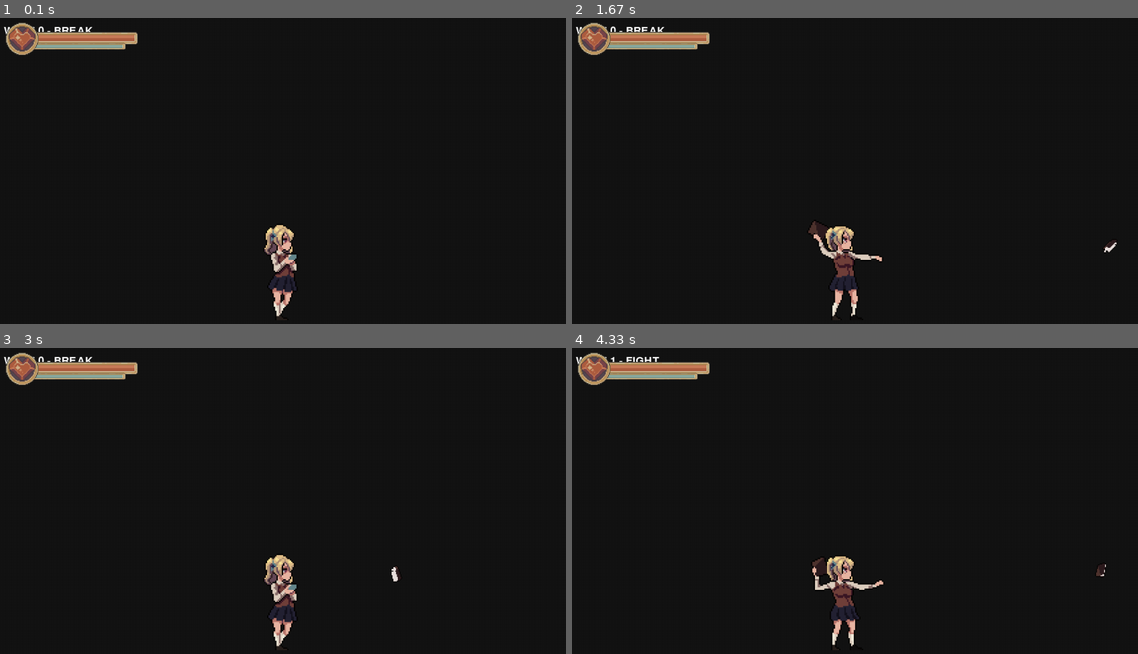
Above: before the commit, frames 1-4 (two rows, left to right).
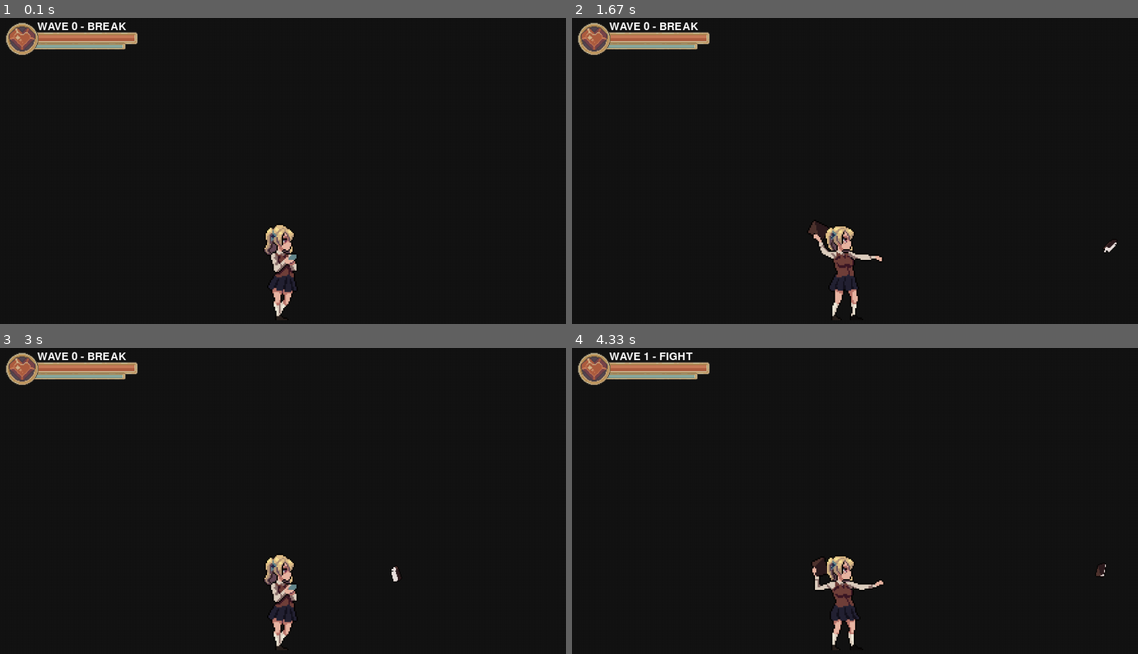
Above: after the commit, the same moments.

Repository: Mikegt106/Pygame_dev
Game: pygame game, started from main.py
Same seed, same stepped clock (60 frames per second), same inputs: the game is played once before the commit and once after it.
Inputs (mouse positions are in pixels of both pictures, inside the frame that each line leads up to):
- Up to frame 1 (0.1 s): no input
- Up to frame 2 (1.67 s): click (855, 177) at 0.38 s; click (877, 216) at 1.28 s
- Up to frame 3 (3 s): click (430, 387) at 2.18 s
- Up to frame 4 (4.33 s): click (905, 424) at 3.08 s; click (951, 620) at 3.98 s

The runs differ from the first frame. In frame 1, 0.3% of the frame differs, in the area x 0-23%, y 1-6%; in frame 2, 0.3%; in frame 3, 0.3%; in frame 4, 0.3%.

Commit message:
wave system is working with correct spawning logics

Diff:
--- a/entities/enemies/__init__.py
+++ b/entities/enemies/__init__.py
@@ -1,3 +1,6 @@
-from .registry import get_enemy_class, ENEMY_REGISTRY
-from .zombie import Zombie
-from .zombie2 import Zombie2
+# entities/enemies/__init__.py
+from .registry import get_enemy_class, ENEMY_REGISTRY, register_enemy
+
+# Import enemy modules so they register themselves
+from . import zombie
+from . import zombie2
--- a/entities/enemies/enemy_base.py
+++ b/entities/enemies/enemy_base.py
@@ -15,6 +15,7 @@
         self.facing_right = False
         self.speed = float(config.get("speed", 120))
         self.hp = int(config.get("hp", 5))
+        self.alpha = 255
 
         # life state
         self.dead = False
@@ -88,9 +89,18 @@
         # death
         if self.dead:
             self.anim.update(dt)
-            self.death_timer -= dt
-            if self.death_timer <= 0:
+
+            self.death_timer = max(0.0, self.death_timer - dt)
+
+            # ✅ fade alpha van 255 -> 0 over death_linger
+            if self.death_linger > 0:
+                self.alpha = int(255 * (self.death_timer / self.death_linger))
+            else:
+                self.alpha = 0
+
+            if self.death_timer <= 0.0:
                 self.remove = True
+
             self.rect.midbottom = self.pos
             return
 
@@ -115,4 +125,10 @@
     # -------------------------
     def draw(self, screen: pygame.Surface):
         img = self.anim.get_image(self.facing_right)
+
+        # ✅ apply fade when dead
+        if self.dead and self.alpha < 255:
+            img = img.copy()
+            img.set_alpha(self.alpha)
+
         screen.blit(img, self.rect)
--- a/entities/enemies/registry.py
+++ b/entities/enemies/registry.py
@@ -1,13 +1,13 @@
 # entities/enemies/registry.py
-from entities.enemies.zombie import Zombie
-from entities.enemies.zombie2 import Zombie2
+from __future__ import annotations
+from typing import Dict, Type
 
-ENEMY_REGISTRY = {
-    "zombie": Zombie,
-    "zombie2": Zombie2,
-}
+ENEMY_REGISTRY: Dict[str, Type] = {}
 
-def get_enemy_class(enemy_type: str):
-    if enemy_type not in ENEMY_REGISTRY:
-        raise KeyError(f"Unknown enemy type: {enemy_type}")
-    return ENEMY_REGISTRY[enemy_type]
+def register_enemy(name: str, cls: Type):
+    ENEMY_REGISTRY[name] = cls
+
+def get_enemy_class(name: str):
+    if name not in ENEMY_REGISTRY:
+        raise KeyError(f"Enemy type '{name}' not registered. Registered: {list(ENEMY_REGISTRY.keys())}")
+    return ENEMY_REGISTRY[name]
--- a/entities/enemies/zombie.py
+++ b/entities/enemies/zombie.py
@@ -1,64 +1,195 @@
 # entities/enemies/zombie.py
+import pygame
 from entities.enemies.enemy_base import EnemyBase
+from entities.enemies.registry import register_enemy
 
 
 class Zombie(EnemyBase):
     def __init__(self, x: int, y: int, config: dict):
         super().__init__(x, y, config)
 
+        # --- ATTACK ---
         self.attack_damage = int(config.get("attack_damage", 1))
         self.attack_range = float(config.get("attack_range", 90))
         self.attack_cooldown = float(config.get("attack_cooldown", 1.0))
         self.attack_hit_time = float(config.get("attack_hit_time", 0.25))
-        self.parry_stun = float(config.get("parry_stun", 0.7))
 
         self.cooldown_timer = 0.0
         self.attack_timer = 0.0
         self.attack_hit_done = False
 
+        # --- STUN (parry) ---
+        self.stun_timer = 0.0
+        self.stun_duration = float(config.get("stun_duration", 0.70))
+        self.stun_anim_speed = float(config.get("stun_anim_speed", 0.20))
+
+        # --- grayscale cache (per surface id) ---
+        self._gray_cache: dict[int, pygame.Surface] = {}
+
+    # -------------------------
+    # STUN
+    # -------------------------
+    def stun(self, duration: float | None = None):
+        dur = self.stun_duration if duration is None else float(duration)
+        self.stun_timer = max(self.stun_timer, dur)
+
+        # cancel attack instantly
+        self.attack_timer = 0.0
+        self.attack_hit_done = True
+        self.cooldown_timer = max(self.cooldown_timer, 0.25)
+
+        # optional: show hurt if exists (one-shot)
+        if "hurt" in self.anim.animations:
+            self.anim.play("hurt", reset_if_same=True)
+
+    # -------------------------
+    # ATTACK
+    # -------------------------
     def start_attack(self):
         self.anim.play("attack", reset_if_same=True)
         self.attack_timer = 0.0
         self.attack_hit_done = False
         self.cooldown_timer = self.attack_cooldown
 
+    # -------------------------
+    # UPDATE ALIVE
+    # -------------------------
     def update_alive(self, dt: float, player):
+        # cooldown
         if self.cooldown_timer > 0:
-            self.cooldown_timer -= dt
+            self.cooldown_timer = max(0.0, self.cooldown_timer - dt)
 
-        # ATTACK anim bezig?
+        # stun blocks everything
+        if self.stun_timer > 0:
+            self.stun_timer = max(0.0, self.stun_timer - dt)
+            # slow anim while stunned
+            self.anim.update(dt * self.stun_anim_speed)
+            self.rect.midbottom = self.pos
+            return
+
+        # hurt one-shot
+        if self.anim.state == "hurt":
+            self.anim.update(dt)
+            if self.anim.finished:
+                self.anim.play("idle")
+            self.rect.midbottom = self.pos
+            return
+
+        # attack state
         if self.anim.state == "attack":
             self.anim.update(dt)
             self.attack_timer += dt
 
-            if (not self.attack_hit_done) and self.attack_timer >= self.attack_hit_time:
+            if (not self.attack_hit_done) and (self.attack_timer >= self.attack_hit_time):
                 if abs(player.rect.centerx - self.rect.centerx) <= self.attack_range:
                     blocked = player.take_damage(self.attack_damage)
                     if blocked:
-                        self.stun(self.parry_stun)
+                        self.stun()  # <- stun + grey effect
                 self.attack_hit_done = True
 
             if self.anim.finished:
                 self.anim.play("idle")
+
+            self.rect.midbottom = self.pos
             return
 
-        # AI
+        # AI: decide move/attack
         dx = player.rect.centerx - self.rect.centerx
         dist = abs(dx)
 
         # in range -> start attack
         if dist <= self.attack_range and self.cooldown_timer <= 0:
-            self.facing_right = dx > 0
+            self.facing_right = (dx > 0)
             self.start_attack()
+            self.rect.midbottom = self.pos
             return
 
-        # chase
-        if dist > 5:
+        # walk towards player
+        if dist < 5:
+            self.anim.play("idle")
+            self.anim.update(dt)
+        else:
             direction = 1 if dx > 0 else -1
-            self.facing_right = direction == 1
+            self.facing_right = (direction == 1)
             self.pos.x += self.speed * direction * dt
             self.anim.play("walk")
             self.anim.update(dt)
-        else:
-            self.anim.play("idle")
-            self.anim.update(dt)
+
+        self.rect.midbottom = self.pos
+
+    # -------------------------
+    # UPDATE DEAD
+    # -------------------------
+
+    def update_dead(self, dt: float):
+        """
+        Wordt door EnemyBase.update() aangeroepen wanneer self.dead == True
+        Zorgt voor fade-out i.p.v. instant remove.
+        """
+        # anim blijft lopen (dead anim)
+        self.anim.update(dt)
+
+        # zorg dat deze velden bestaan (safety)
+        if not hasattr(self, "death_linger"):
+            self.death_linger = 1.2
+        if not hasattr(self, "death_timer"):
+            self.death_timer = self.death_linger
+        if not hasattr(self, "alpha"):
+            self.alpha = 255
+
+        # timer down + alpha down
+        self.death_timer = max(0.0, self.death_timer - dt)
+        self.alpha = int(255 * (self.death_timer / self.death_linger))
+
+        if self.death_timer <= 0.0:
+            self.remove = True
+
+        self.rect.midbottom = self.pos
+
+    # -------------------------
+    # GRAYSCALE HELP
+    # -------------------------
+    def _get_grayscale(self, surf: pygame.Surface) -> pygame.Surface:
+        key = id(surf)
+        cached = self._gray_cache.get(key)
+        if cached is not None:
+            return cached
+
+        # make sure we keep alpha
+        s = surf.convert_alpha()
+        arr = pygame.surfarray.array3d(s)
+
+        gray = (arr[:, :, 0] * 0.299 + arr[:, :, 1] * 0.587 + arr[:, :, 2] * 0.114).astype(arr.dtype)
+        arr[:, :, 0] = gray
+        arr[:, :, 1] = gray
+        arr[:, :, 2] = gray
+
+        gray_surf = pygame.surfarray.make_surface(arr).convert_alpha()
+        alpha = pygame.surfarray.array_alpha(s)
+        pygame.surfarray.pixels_alpha(gray_surf)[:, :] = alpha
+
+        self._gray_cache[key] = gray_surf
+        return gray_surf
+
+    # -------------------------
+    # DRAW
+    # -------------------------
+    def draw(self, screen: pygame.Surface):
+        img = self.anim.get_image(self.facing_right)
+
+        # stun tint (grey + slight blue add)
+        if self.stun_timer > 0 and (not self.dead):
+            gray = self._get_grayscale(img)
+            fx = gray.copy()
+            fx.fill((15, 25, 45), special_flags=pygame.BLEND_RGB_ADD)
+            img = fx
+
+        # ✅ ALWAYS apply death alpha if dead
+        if self.dead:
+            img = img.copy()
+            img.set_alpha(getattr(self, "alpha", 255))
+
+        screen.blit(img, self.rect)
+
+
+register_enemy("zombie", Zombie)
--- a/entities/enemies/zombie2.py
+++ b/entities/enemies/zombie2.py
@@ -1,5 +1,9 @@
 from entities.enemies.zombie import Zombie
+from entities.enemies.registry import register_enemy
 
 
 class Zombie2(Zombie):
     pass
+
+
+register_enemy("zombie2", Zombie2)
--- a/main.py
+++ b/main.py
@@ -97,7 +97,7 @@
     screen.fill((20, 20, 20))
 
     wave_text = font.render(f"WAVE {wave_sys.wave} - {wave_sys.state}", True, (255, 255, 255))
-    screen.blit(wave_text, (20, 20))
+    screen.blit(wave_text, (95, 10))
 
     statui.draw(screen)
     player.draw(screen)
Not shown, changed: .gitignore
